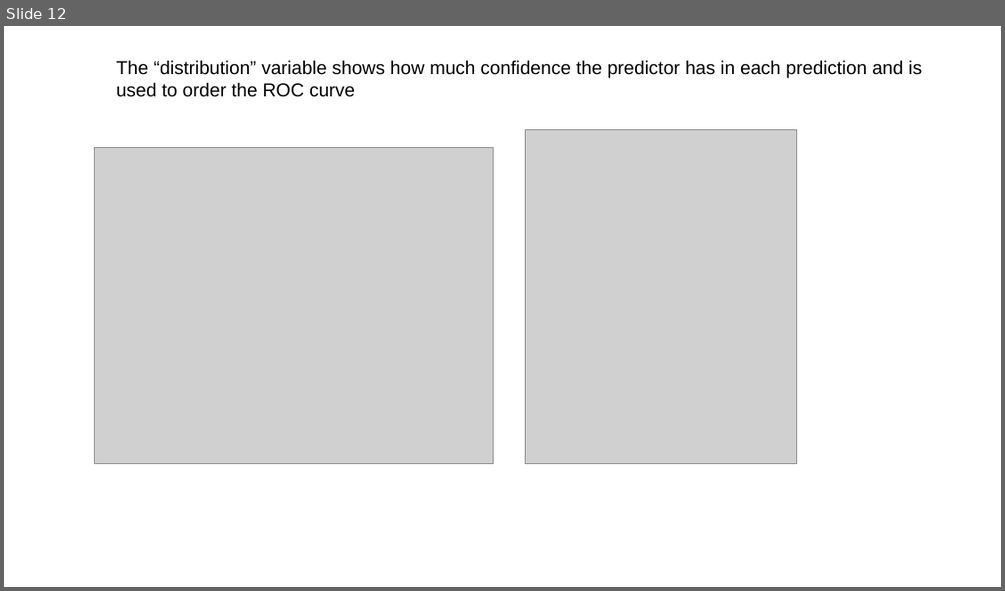
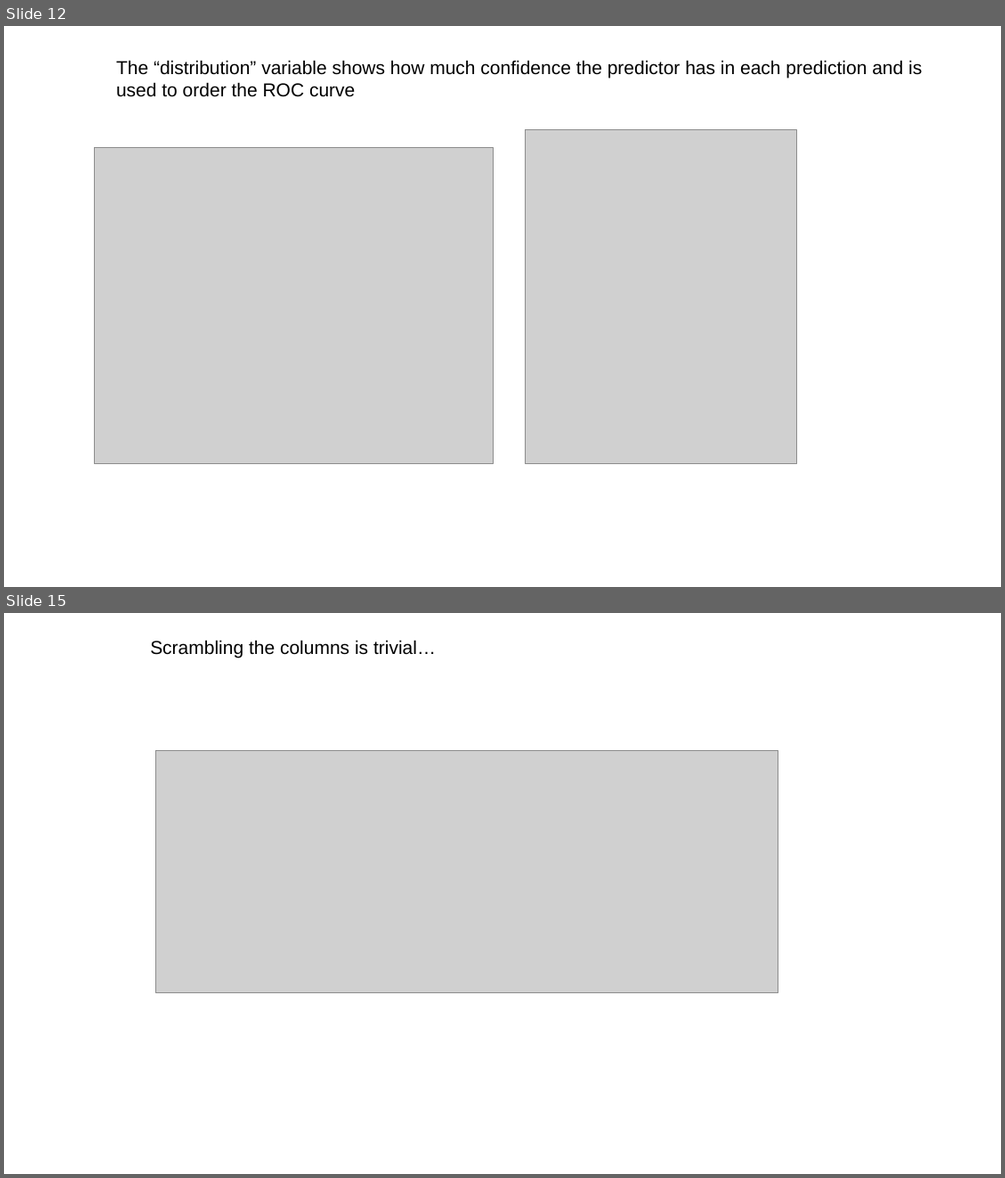
Before and after one commit to afodor/afodor.github.io, a slide deck: classes/prog2016/Prog3-Lecture22.pptx. Shown one above the other, each under a label of ours: slide 12 before the commit, slides 12 and 15 after it; the slides between them are not shown. The pictures are 1005x591 and 1005x1178 pixels, drawn with LibreOffice and Linux fonts; fonts in the diff are those of the drawing; grey boxes stand for pictures. Boxes give left, top, right and bottom in pixels: in the first picture for what was removed or moved away, otherwise in the second. Text is boxed around its words. In the diff, an @@ line names an element or a change of style, - is before the commit and + after.

```diff
--- a/classes/prog2016/Prog3-Lecture22.pptx
+++ b/classes/prog2016/Prog3-Lecture22.pptx
@@ slide 15 added at (4,613,1001,1174), background #FFFFFF @@
@@ text added at (150,640,436,658), 18 pt, text #000000 @@
+Scrambling the columns is trivial…
@@ picture added at (156,750,778,992) @@
```
Also in this commit, not shown: 3 other slides added.
